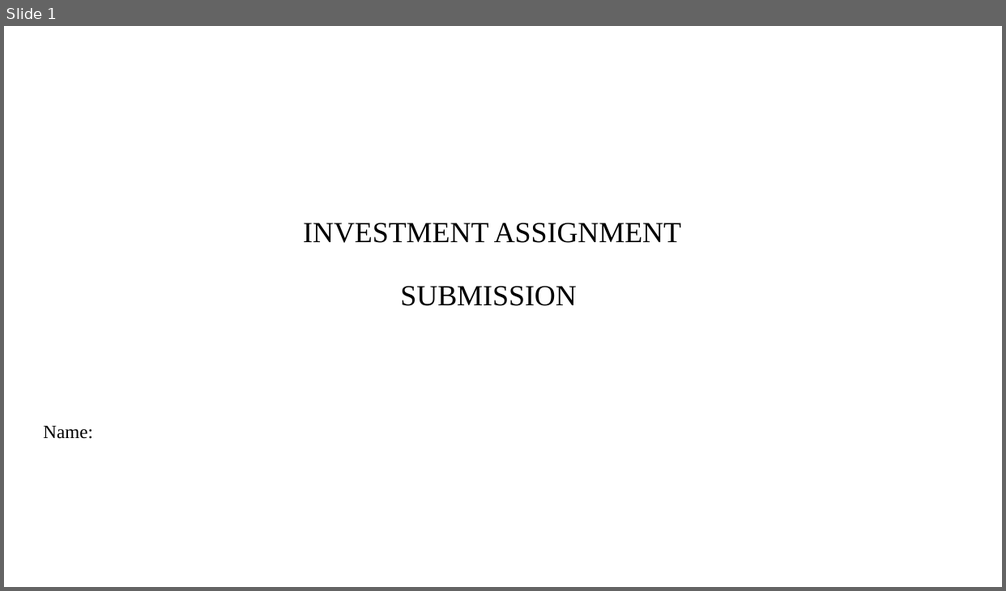
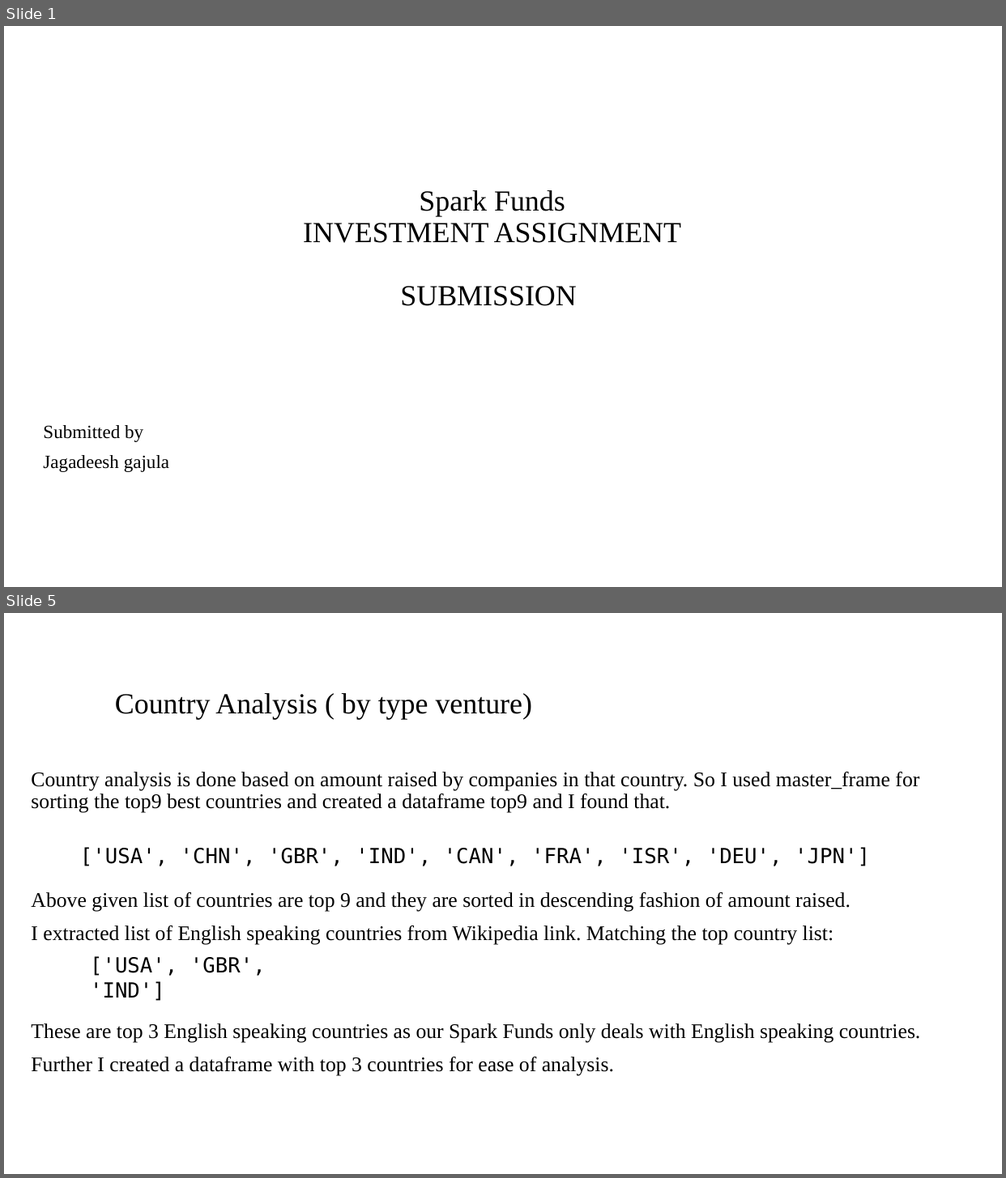
Before and after one commit to jagadeesh-gajula/Sparkfund_investment_analysis, a slide deck: INVEST.pptx. Shown one above the other, each under a label of ours: slide 1 before the commit, slides 1 and 5 after it; the slides between them are not shown. The pictures are 1006x591 and 1006x1178 pixels, drawn with LibreOffice and Linux fonts; fonts in the diff are those of the drawing; background and template pictures are left out. Boxes give left, top, right and bottom in pixels: in the first picture for what was removed or moved away, otherwise in the second. Text is boxed around its words. In the diff, an @@ line names an element or a change of style, - is before the commit and + after.

Commit message:
completed sparkfund analysis

```diff
--- a/INVEST.pptx
+++ b/INVEST.pptx
@@ slide 5 added at (4, 613, 1002, 1174), background #FFFFFF @@
@@ title added at (115, 693, 533, 720), 28 pt, text #000000 @@
+Country Analysis ( by type venture)
@@ text added at (31, 772, 921, 1076), 20 pt, text #000000 @@
+Country analysis is done based on amount raised by companies in that country. So I used master_frame for sorting the top9 best countries and created a dataframe top9 and I found that.
+Above given list of countries are top 9 and they are sorted in descending fashion of amount raised.
+I extracted list of English speaking countries from Wikipedia link. Matching the top country list:
+These are top 3 English speaking countries as our Spark Funds only deals with English speaking countries.
+Further I created a dataframe with top 3 countries for ease of analysis.
@@ text added at (80, 847, 870, 867), 20 pt, text #000000 @@
+['USA', 'CHN', 'GBR', 'IND', 'CAN', 'FRA', 'ISR', 'DEU', 'JPN']
@@ text added at (90, 956, 266, 1001), 20 pt, text #000000 @@
+['USA', 'GBR', 'IND']
@@ slide 1 changed as well @@
@@ title at (303, 190, 681, 306): text changed @@
-INVESTMENT ASSIGNMENT
-SUBMISSION
+Spark Funds
+INVESTMENT ASSIGNMENT
+SUBMISSION
@@ subtitle at (43, 425, 169, 472): text changed @@
-Name:
+Submitted by
+Jagadeesh gajula
```
Also in this commit, not shown: 1 other slide changed, 7 other slides added, 8 slides removed, 4 other files.
